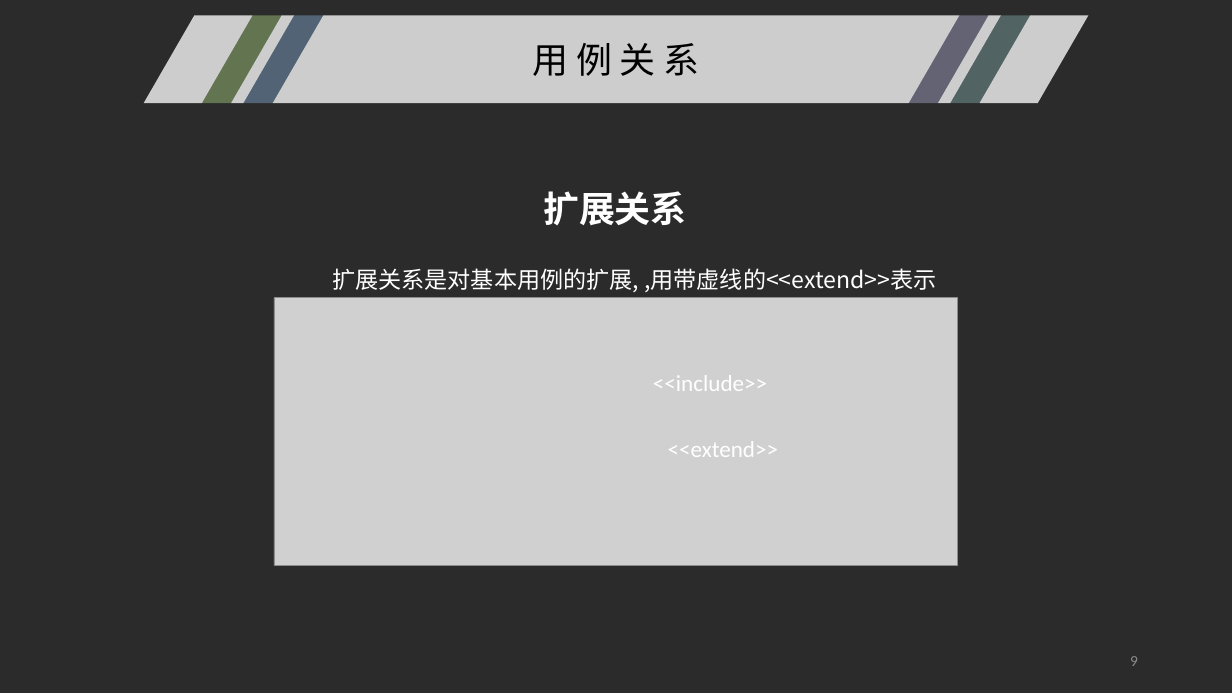
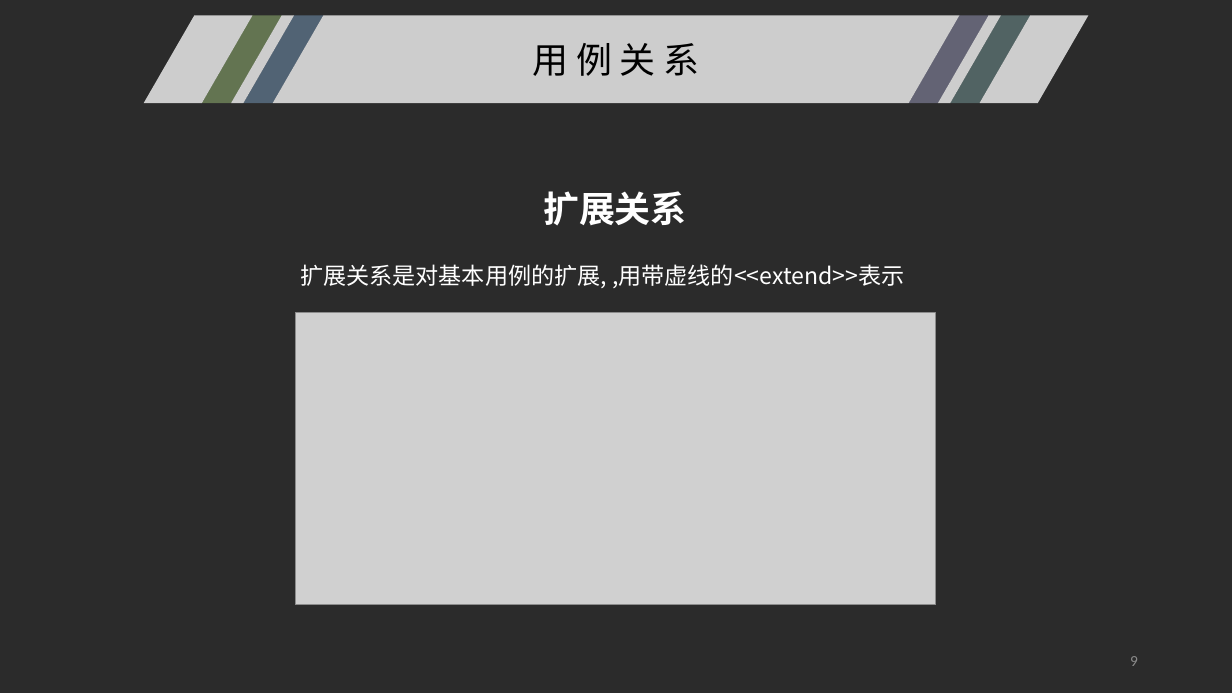
Before and after one commit to SoftwareRequirtmentsG02/Document, a slide deck: slide 9 of PPT/UML/UML基础I.pptx. Drawn at 1232x693 pixels with LibreOffice and Linux fonts; fonts in the diff are those of the drawing; grey boxes stand for pictures; background and template pictures are left out; a plain dark background stands for a picture behind light text. Boxes give left, top, right and bottom in pixels: in the first picture for what was removed or moved away, otherwise in the second. Text is boxed around its words. In the diff, an @@ line names an element or a change of style, - is before the commit and + after.

```diff
--- a/PPT/UML/UML基础I.pptx
+++ b/PPT/UML/UML基础I.pptx
@@ text "扩展关系是对基本用例的扩展, ,用带虚线的<<extend>>表示": place and size @@
-text "扩展关系是对基本用例的扩展, ,用带虚线的<<extend>>表示" at box(332, 268, 936, 292)
+text "扩展关系是对基本用例的扩展, ,用带虚线的<<extend>>表示" at box(300, 264, 904, 288)
@@ picture: place and size @@
-picture at box(274, 299, 958, 566)
+picture at box(296, 313, 936, 605)
@@ text removed at box(653, 375, 767, 391) @@
-<<include>>
@@ text removed at box(668, 441, 778, 457) @@
-<<extend>>
```
Also in this commit, not shown: 3 other slides changed, 2 other files.
